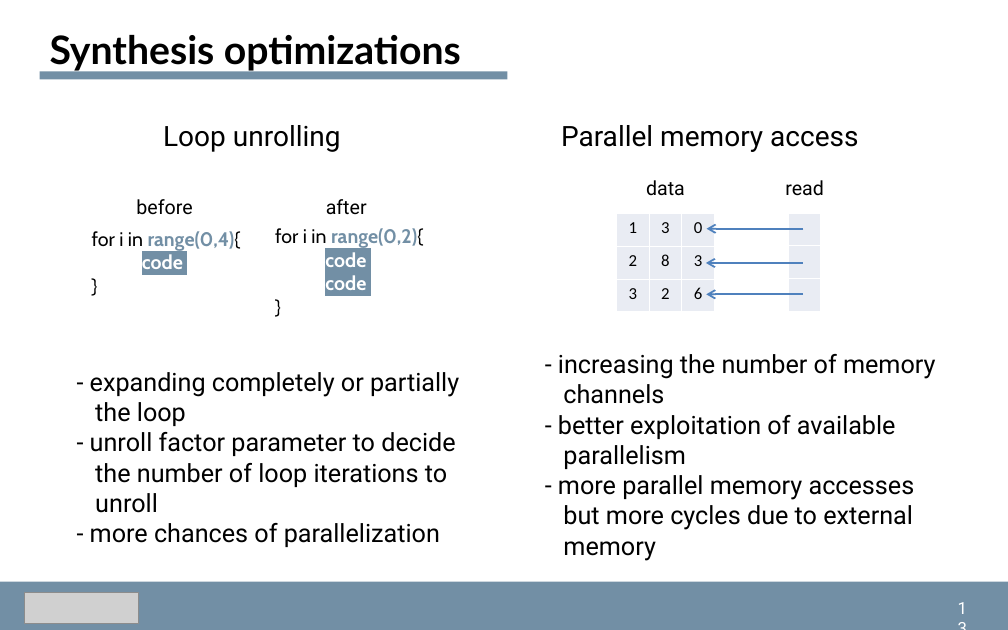
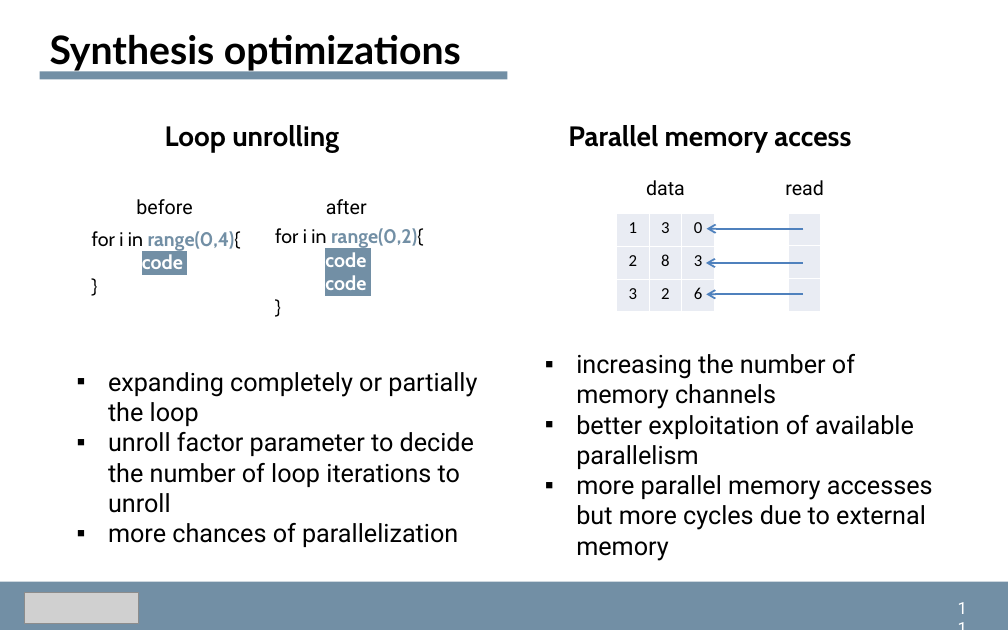
Before and after one commit to dmsgnn/master-thesis, a slide deck: slide 11 of docs/presentation/presentation.pptx (slide 12 before the commit). Drawn at 1008x630 pixels with LibreOffice and Linux fonts; fonts in the diff are those of the drawing; grey boxes stand for pictures. Boxes give left, top, right and bottom in pixels: in the first picture for what was removed or moved away, otherwise in the second. Text is boxed around its words. In the diff, an @@ line names an element or a change of style, - is before the commit and + after.

```diff
--- a/docs/presentation/presentation.pptx
+++ b/docs/presentation/presentation.pptx
@@ text "Loop unrolling" at [165, 125, 339, 152]: font Roboto to Cabin, bold on @@
@@ text "Parallel memory access" at [568, 125, 851, 152]: font Roboto to Cabin, bold on @@
@@ text at [576, 354, 933, 561]: text changed @@
-- increasing the number of memory
-channels
-- better exploitation of available
-parallelism
-- more parallel memory accesses
-but more cycles due to external
-memory
+▪ increasing the number of memory channels
+▪ better exploitation of available parallelism
+▪ more parallel memory accesses but more cycles due to external memory
@@ text at [108, 372, 477, 547]: text changed @@
-- expanding completely or partially
-the loop
-- unroll factor parameter to decide
-the number of loop iterations to
-unroll
-- more chances of parallelization
+▪ expanding completely or partially the loop
+▪ unroll factor parameter to decide the number of loop iterations to unroll
+▪ more chances of parallelization
@@ text at [948, 593, 980, 623]: text changed @@
-13
+11
```
Also in this commit, not shown: 16 other slides changed, 1 other file.
